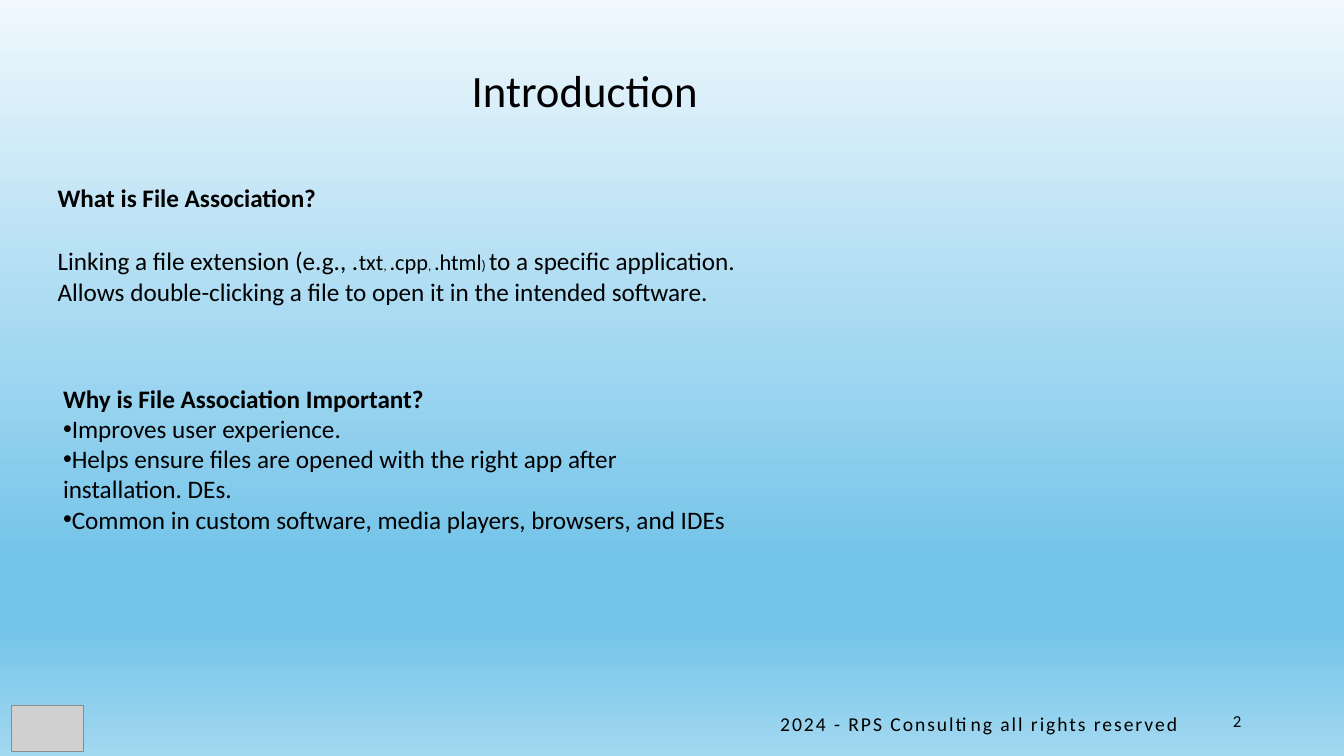
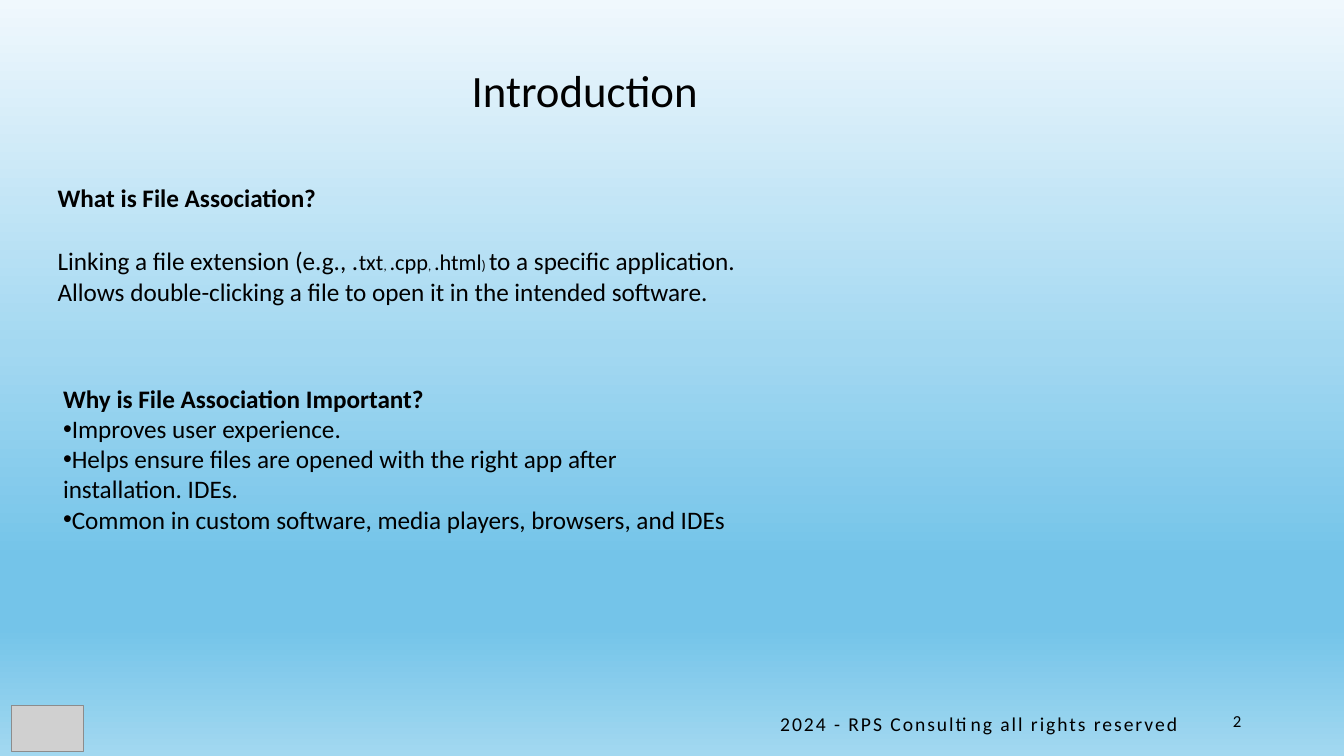
Before and after one commit to royaldevlopers/Capstone-project, a slide deck: slide 2 of project/presentation/29109_project_1_Add_File_Association_Via_MSI.pptx. Drawn at 1344x756 pixels with LibreOffice and Linux fonts; fonts in the diff are those of the drawing; grey boxes stand for pictures. Boxes give left, top, right and bottom in pixels: in the first picture for what was removed or moved away, otherwise in the second. Text is boxed around its words. In the diff, an @@ line names an element or a change of style, - is before the commit and + after.

```diff
--- a/project/presentation/29109_project_1_Add_File_Association_Via_MSI.pptx
+++ b/project/presentation/29109_project_1_Add_File_Association_Via_MSI.pptx
@@ text at (63, 450, 616, 498): text changed @@
-• Helps ensure files are opened with the right app after installation. DEs.
+• Helps ensure files are opened with the right app after installation. IDEs.
```
Also in this commit, not shown: 1 other slide changed.
